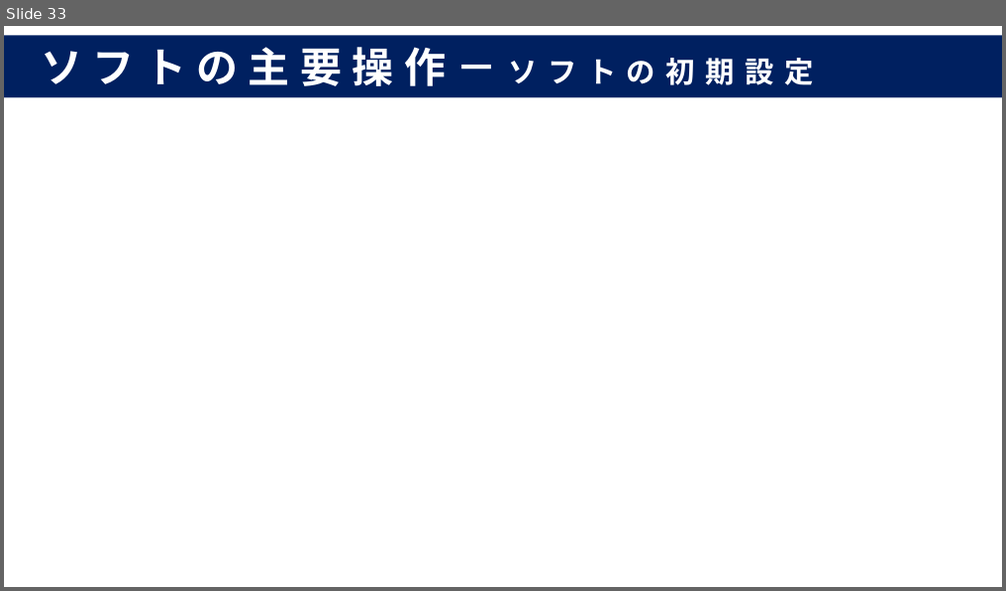
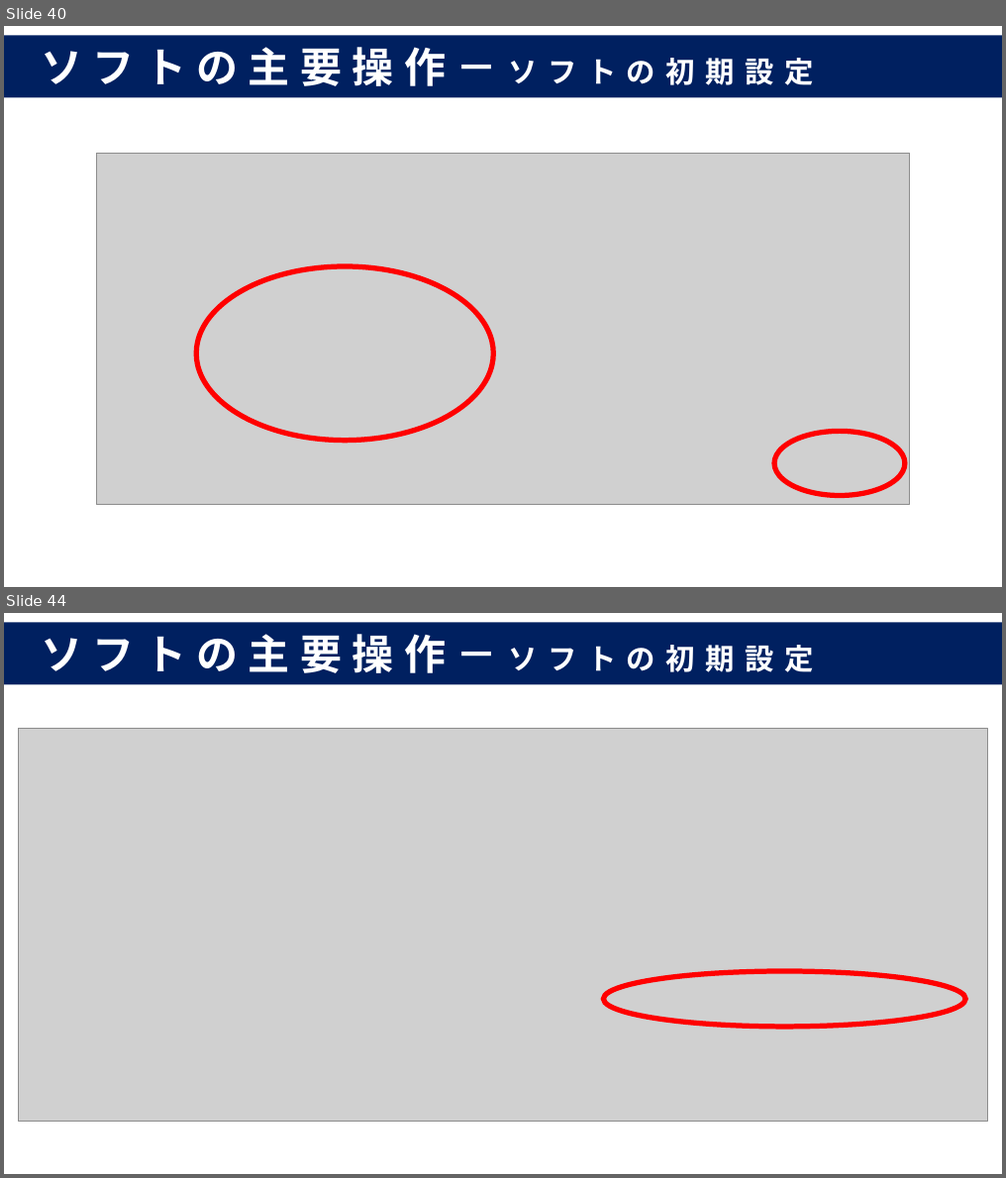
Before and after one commit to nabe-daisuki/hello-nabe, a slide deck: prezentation/プレゼン資料.pptx. Shown one above the other, each under a label of ours: slide 33 before the commit, slides 40 and 44 after it; the slides between them are not shown. The pictures are 1006x591 and 1006x1178 pixels, drawn with LibreOffice and Linux fonts; fonts in the diff are those of the drawing; grey boxes stand for pictures. Boxes give left, top, right and bottom in pixels: in the first picture for what was removed or moved away, otherwise in the second. Text is boxed around its words. In the diff, an @@ line names an element or a change of style, - is before the commit and + after.

```diff
--- a/prezentation/プレゼン資料.pptx
+++ b/prezentation/プレゼン資料.pptx
@@ slide 44 added at (x1=4, y1=613, x2=1002, y2=1174), background #FFFFFF @@
@@ rectangle added at (x1=4, y1=623, x2=1002, y2=685), fill #002060, 40 pt, text #FFFFFF, bold @@
+ソフトの主要操作－ソフトの初期設定
@@ picture added at (x1=18, y1=728, x2=988, y2=1121) @@
@@ ellipse added at (x1=604, y1=971, x2=966, y2=1027), outline #FF0000 5 pt @@
@@ what was slide 33 is now slide 40 @@
@@ slide 40 changed as well @@
@@ picture added at (x1=97, y1=153, x2=910, y2=505) @@
@@ ellipse added at (x1=196, y1=267, x2=494, y2=440), outline #FF0000 5 pt @@
@@ ellipse added at (x1=774, y1=432, x2=905, y2=496), outline #FF0000 5 pt @@
```
Also in this commit, not shown: 4 other slides changed, 13 other slides added, 32 other files.
